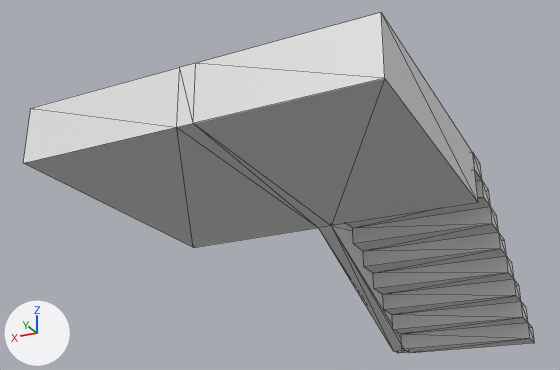
The glTF model models/scenario/hospital/hospital_stair.glb, before and after one commit.
Camera for both pictures: a 50 mm lens placed at (-15.4, 11.51, -3.4), pointed at (-11.2, 3.11, 0.38). Every picture has the same lights, and +X, +Y and +Z are marked at lower left. Mesh edges are drawn as thin lines. Where no turn or scale is listed for an object, it has been applied to the vertices. Vertices at the same position are counted once.

Before the edit, the objects in view are built like this:
```python
me_cube_002 = bpy.data.meshes.new('Cube.002')
me_cube_002.from_pydata(...)  # 32 vertices, 59 faces; spans x -1.61..2.3, y -1.67..4.53, z -1.09..2.82
me_cube_003 = bpy.data.meshes.new('Cube.003')
me_cube_003.from_pydata(...)  # 52 vertices, 96 faces; spans x -0.93..0.93, y -0.19..2.79, z -0.09..1.69
ob_cube_002 = bpy.data.objects.new('Cube.002', me_cube_002)
ob_cube_002.location = (-12.056, 1.594, -0.243)
ob_cube_003 = bpy.data.objects.new('Cube.003', me_cube_003)
ob_cube_003.location = (-12.741, 0.106, -1.257)
```
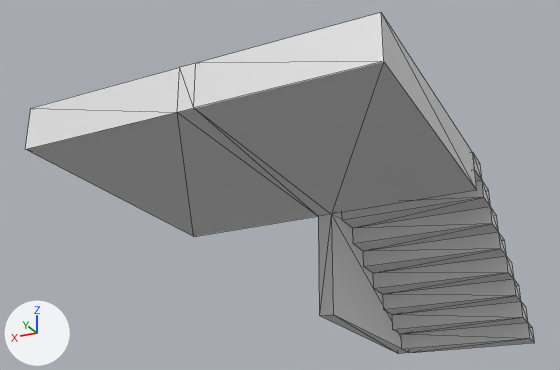
Pixel boxes (x1, y1, x2, y2) of what changed, in the pictures (560 x 370 px; the box of a moved part takes in the faces that stretch with it):
'Cube.002', reshaped
    before: (23, 13, 478, 353)
    after: (25, 13, 477, 354)
part 1 of me_cube_002, moved or reshaped
    before: (23, 31, 478, 338)
    after: (25, 31, 477, 337)
part 2 of me_cube_002, moved or reshaped
    before: (319, 226, 407, 353)
    after: (318, 214, 409, 354)

The change, as a list of edits to the scene's bpy script:
```text
Change me_cube_002:
    where me_cube_002.from_pydata(...)  # 32 vertices, 59 faces; spans x -1.61..2.3, y -1.67..4.53, z -1.09..2.82
    used by ob_cube_002; location = (-12.056, 1.594, -0.243)
    me_cube_002 part 1: all 8 vertices in x -1.61..2.3, y 1.29..4.53, z 0.04 are moved by (0.0, 0.0, 0.16)
    me_cube_002 part 2: all 2 vertices in x 0.24..0.43, y -1.46, z -1.09 are moved by (0.0, 2.77, -0.01)
```
